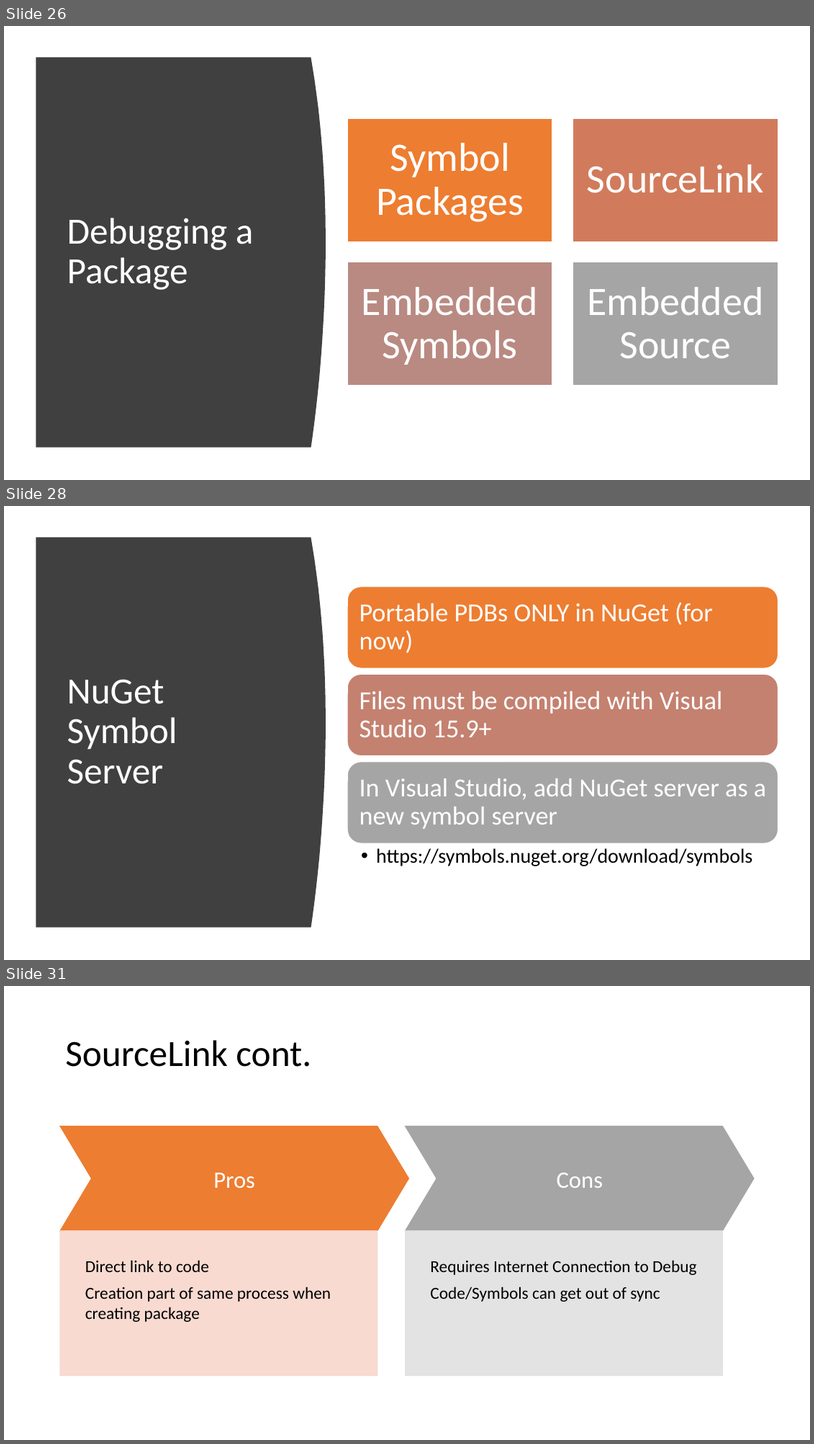
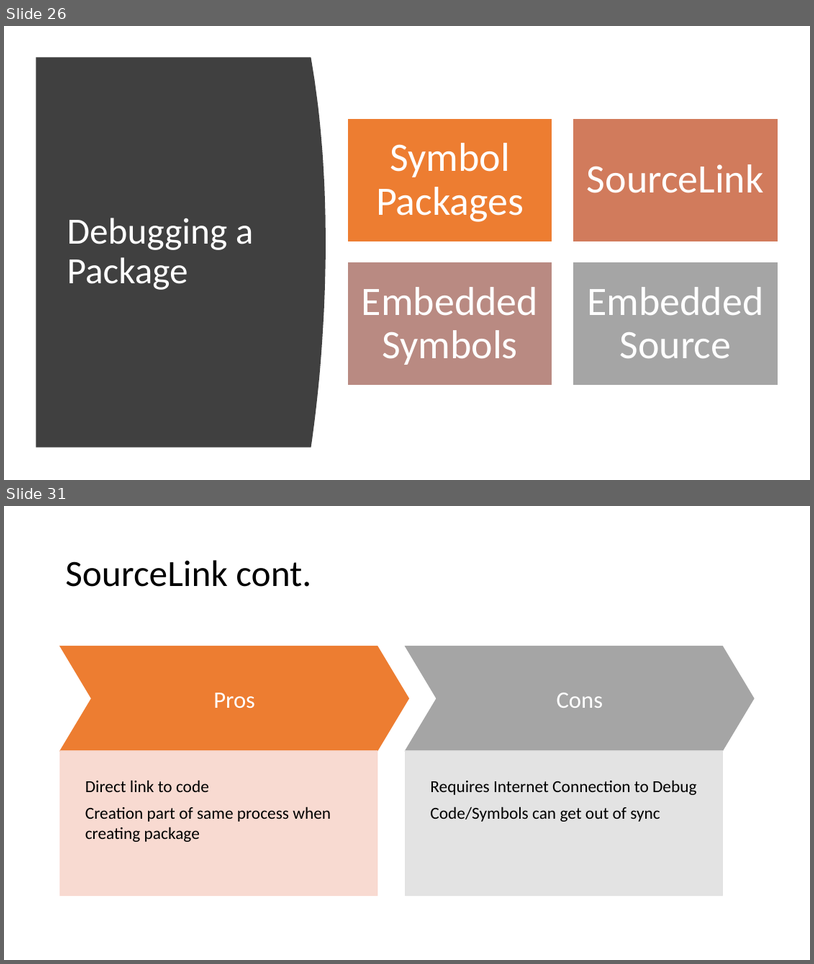
Before and after one commit to ProgrammerAL/Presentations-2019, a slide deck: 01-10 - ONETUG - Working with NuGet Packages/Presentation.pptx. Shown one above the other, each under a label of ours: slides 26, 28 and 31 before the commit, slides 26 and 31 after it; the slides between them are not shown. The pictures are 814x1444 and 814x964 pixels, drawn with LibreOffice and Linux fonts; fonts in the diff are those of the drawing. Boxes give left, top, right and bottom in pixels: in the first picture for what was removed or moved away, otherwise in the second. Text is boxed around its words. In the diff, an @@ line names an element or a change of style, - is before the commit and + after.

```diff
--- a/01-10 - ONETUG - Working with NuGet Packages/Presentation.pptx
+++ b/01-10 - ONETUG - Working with NuGet Packages/Presentation.pptx
@@ slide 28 removed at [4,506,810,960], background #FFFFFF @@
@@ freeform shape removed at [36,538,326,927] @@
@@ title removed at [67,679,178,784] @@
-NuGet Symbol Server
@@ group removed at [347,587,778,866]: 4 texts, 3 rounded rectangles @@
-Portable PDBs ONLY in NuGet (for now)
-Files must be compiled with Visual Studio 15.9+
-In Visual Studio, add NuGet server as a new symbol server
-  • https://symbols.nuget.org/download/symbols
```
Also in this commit, not shown: 4 slides changed, 2 slides added, 1 other slide removed, 8 other files.
